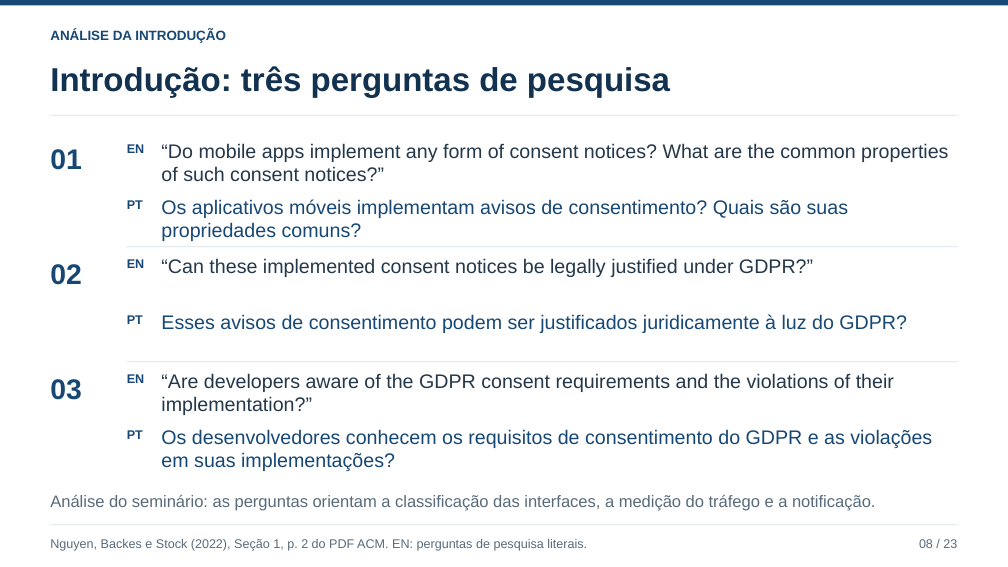
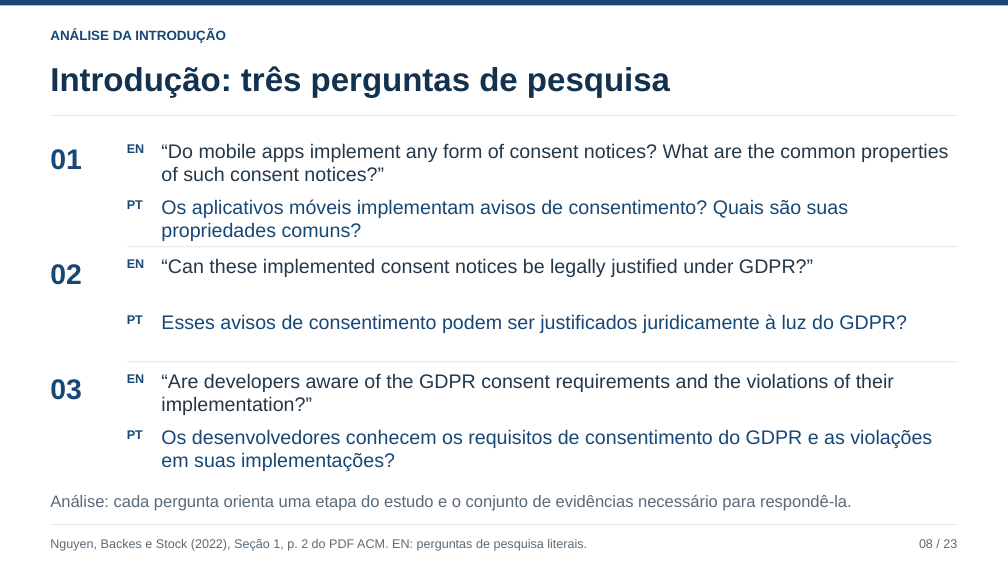
Before and after one commit to ClaudioAMF1/TCC, a slide deck: slide 8 of seminario/apresentacao/seminario-analise-de-artigo.pptx. Drawn at 1008x567 pixels with LibreOffice and Linux fonts; fonts in the diff are those of the drawing. Boxes give left, top, right and bottom in pixels: in the first picture for what was removed or moved away, otherwise in the second. Text is boxed around its words. In the diff, an @@ line names an element or a change of style, - is before the commit and + after.

```diff
--- a/seminario/apresentacao/seminario-analise-de-artigo.pptx
+++ b/seminario/apresentacao/seminario-analise-de-artigo.pptx
@@ text at bbox=[50, 495, 852, 511]: text changed @@
-Análise do seminário: as perguntas orientam a classificação das interfaces, a medição do tráfego e a notificação.
+Análise: cada pergunta orienta uma etapa do estudo e o conjunto de evidências necessário para respondê-la.
```
Also in this commit, not shown: 12 other slides changed, 10 other files.
